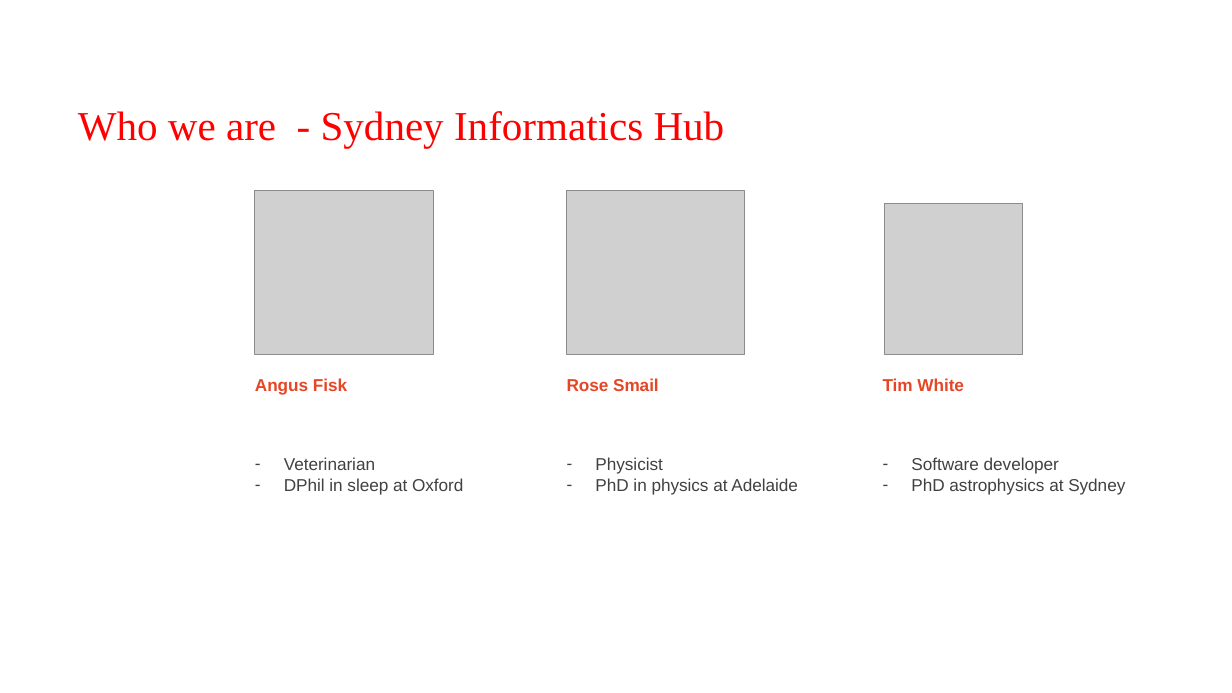
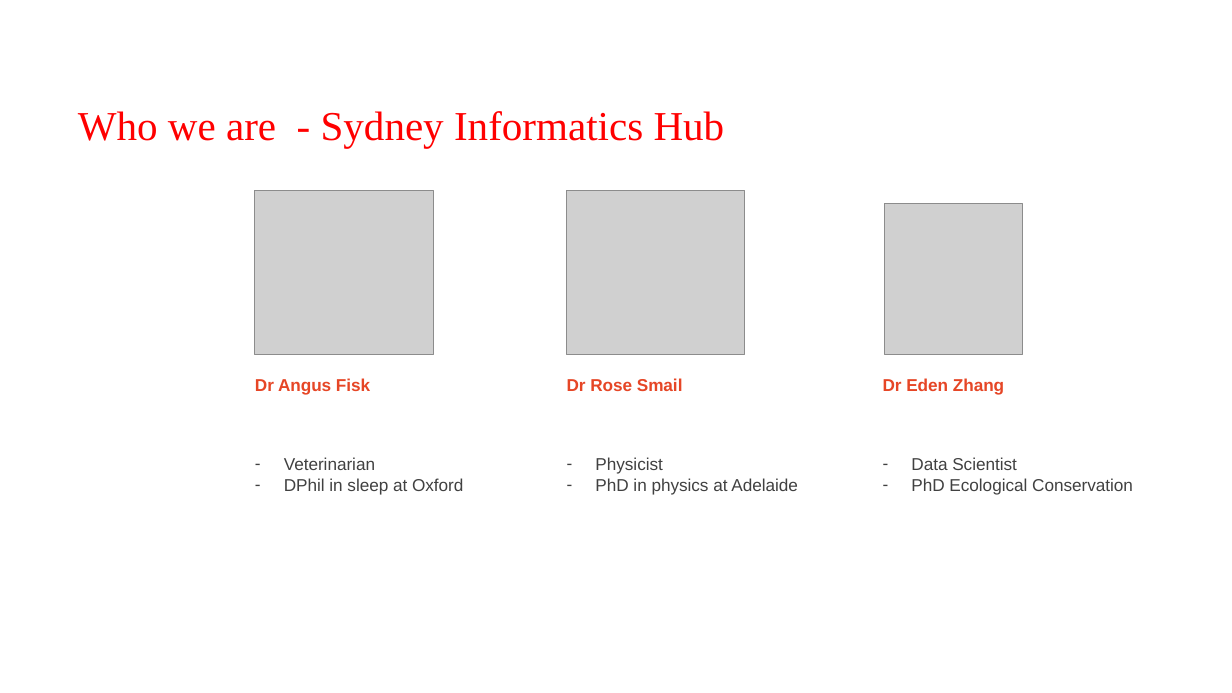
Before and after one commit to Sydney-Informatics-Hub/EDAinR, a slide deck: slide 4 of eda_r.pptx. Drawn at 1232x693 pixels with LibreOffice and Linux fonts; fonts in the diff are those of the drawing; grey boxes stand for pictures. Boxes give left, top, right and bottom in pixels: in the first picture for what was removed or moved away, otherwise in the second. Text is boxed around its words. In the diff, an @@ line names an element or a change of style, - is before the commit and + after.

```diff
--- a/eda_r.pptx
+++ b/eda_r.pptx
@@ text at (255,378,370,395): text changed @@
-Angus Fisk
+Dr Angus Fisk
@@ text at (567,378,683,391): text changed @@
-Rose Smail
+Dr Rose Smail
@@ text at (883,378,1004,395): text changed @@
-Tim White
+Dr Eden Zhang
@@ text at (911,457,1133,495): text changed @@
-– Software developer
-– PhD astrophysics at Sydney
+– Data Scientist
+– PhD Ecological Conservation
```
Also in this commit, not shown: 6 other slides changed, 3 slides added, 4 slides removed.
